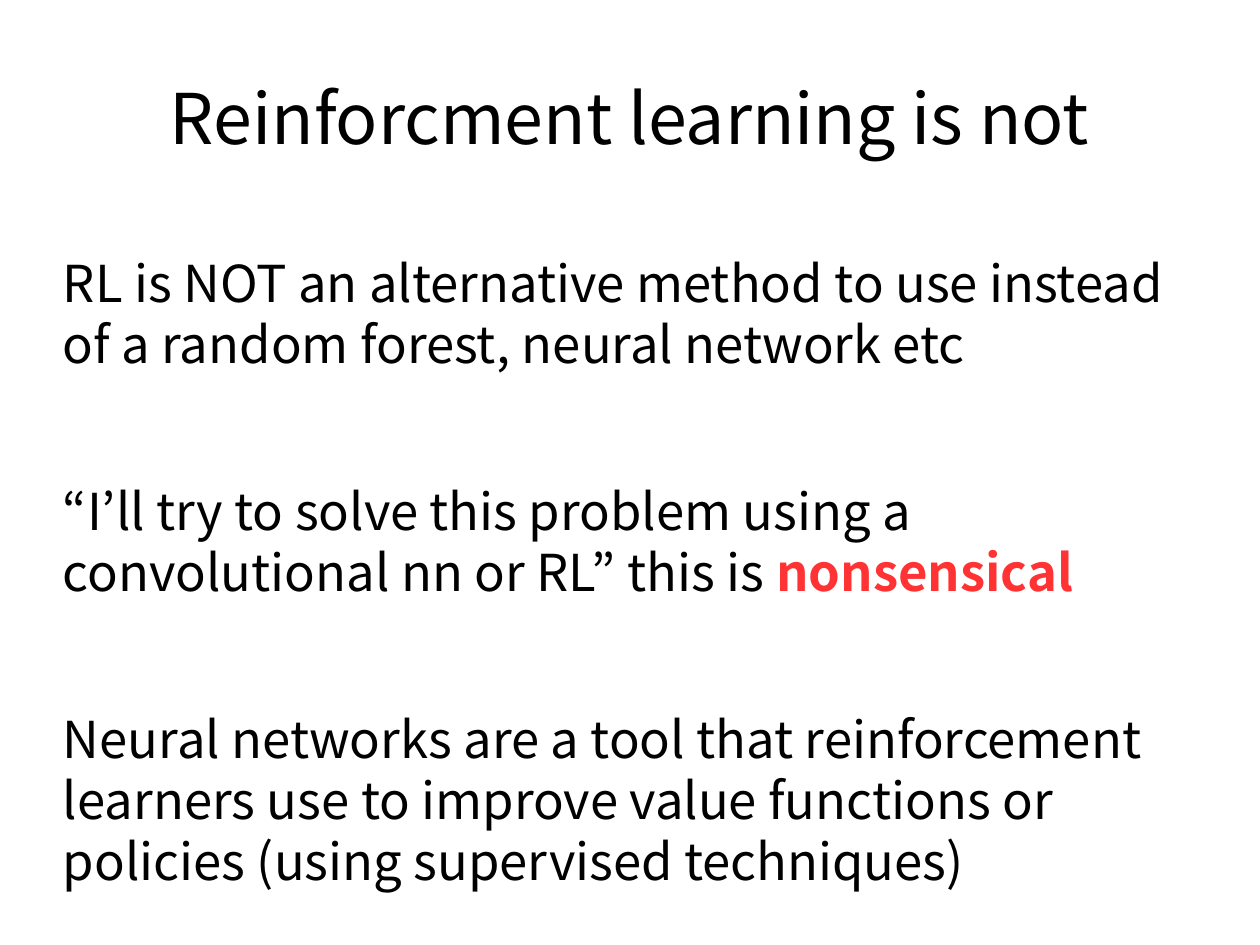
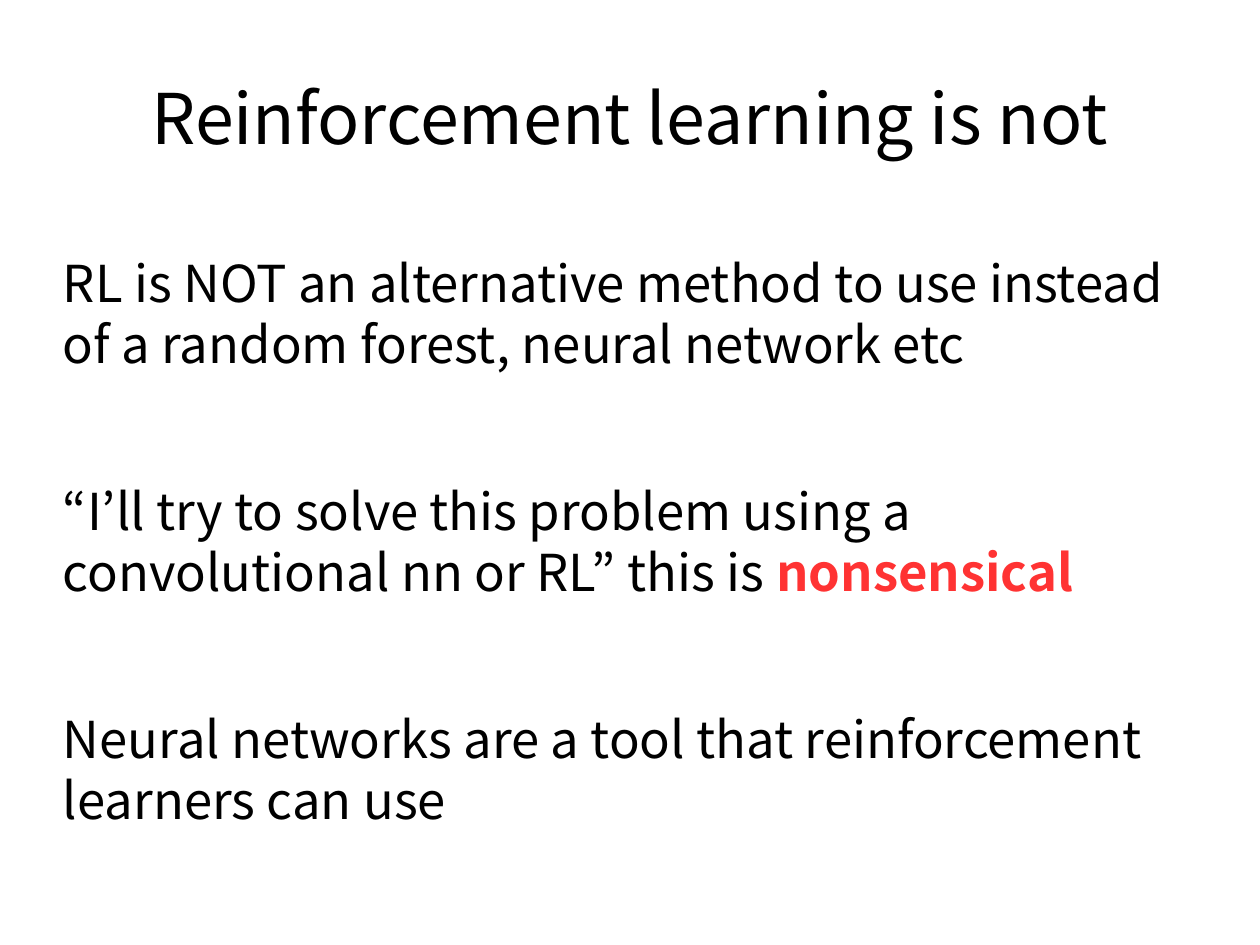
Before and after one commit to ADGEfficiency/dsr-rl, a slide deck: slide 16 of RL_course_v2_DRAFT.pptx. Drawn at 1260x945 pixels with LibreOffice and Linux fonts; fonts in the diff are those of the drawing. Boxes give left, top, right and bottom in pixels: in the first picture for what was removed or moved away, otherwise in the second. Text is boxed around its words. In the diff, an @@ line names an element or a change of style, - is before the commit and + after.

Commit message:
added Li (2017).  value function methods 90% complete in V2_DRAFT

```diff
--- a/RL_course_v2_DRAFT.pptx
+++ b/RL_course_v2_DRAFT.pptx
@@ title at [151, 87, 1108, 161]: text changed @@
-Reinforcment learning is not
+Reinforcement learning is not
@@ text at [63, 717, 1141, 820]: text changed @@
-Neural networks are a tool that reinforcement learners use to improve value functions or policies (using supervised techniques)
+Neural networks are a tool that reinforcement learners can use
```
Also in this commit, not shown: 11 other slides changed, 60 slides added, 1 slide removed, 2 other files.
